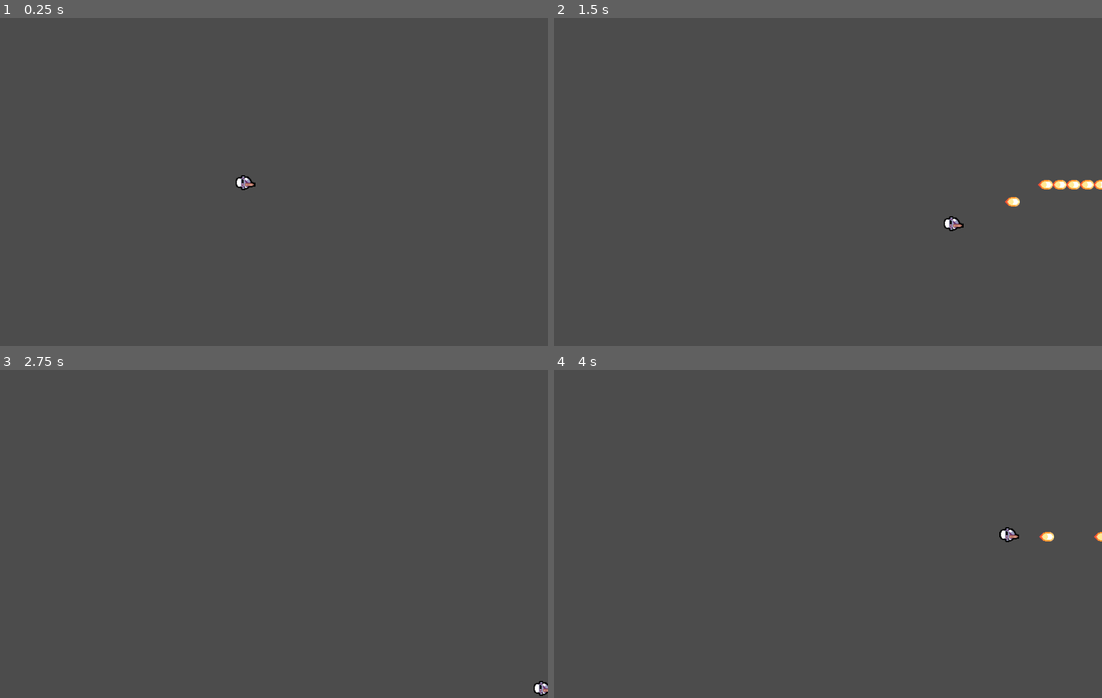
Above: before the commit, frames 1-4 (two rows, left to right).
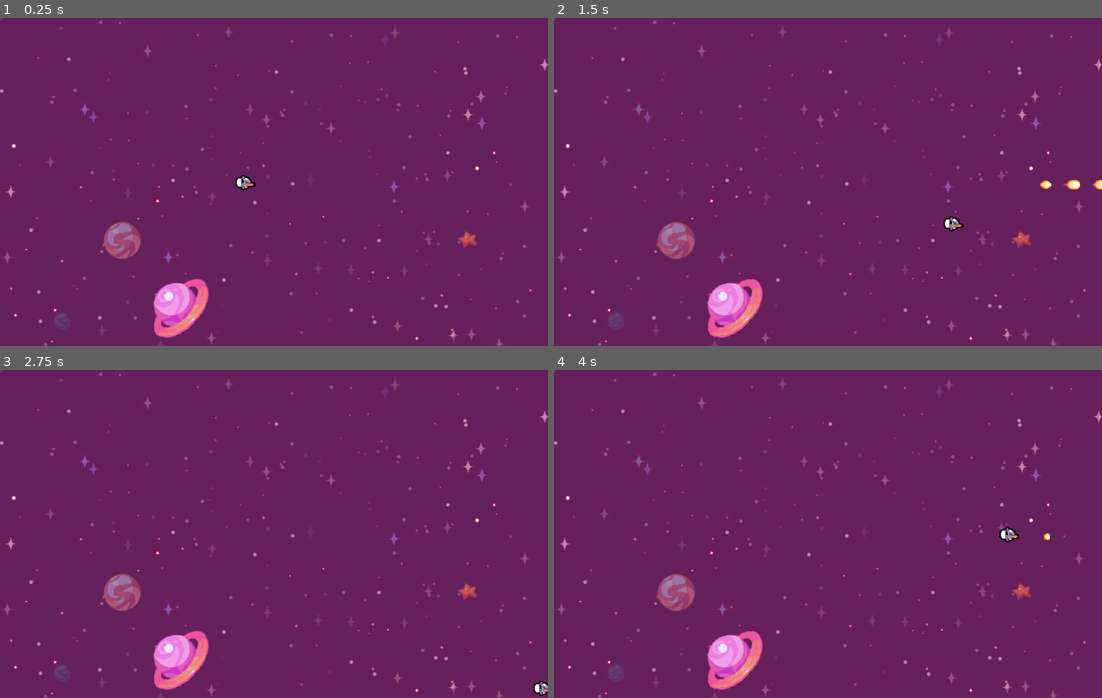
Above: after the commit, the same moments.

Repository: rabus/space_shooter
Game: Godot game, scene res://scenes/Gameplay.tscn
Two runs of this game, one before a commit and one after it. Both use one fixed random seed, a clock stepped at 60 frames per second and the inputs below.
Inputs:
- Up to frame 1 (0.25 s): no input
- Up to frame 2 (1.5 s): tap Enter at 0.5 s; hold D (move_right) 0.53-1.28 s; hold Space (shoot) 0.53-1.28 s; hold S (move_down) from 1.28 s (still down); tap Space (shoot) at 1.35 s
- Up to frame 3 (2.75 s): release S (move_down) at 2.03 s; hold D (move_right) from 2.03 s (still down); hold Space (shoot) from 2.03 s (still down)
- Up to frame 4 (4 s): release D (move_right) at 2.78 s; release Space (shoot) at 2.78 s; hold W (move_up) 2.78-3.53 s; tap Space (shoot) at 2.85 s; hold A (move_left) from 3.53 s (still down); hold Space (shoot) from 3.53 s (still down)

The runs differ from the first frame. In frame 1, 100% of the frame differs, in the area x 0-100%, y 0-100%; in frame 2, 100%; in frame 3, 100%; in frame 4, 100%.

Commit message:
Added a background and particles

Diff:
--- a/bullet/Bullet.gd
+++ b/bullet/Bullet.gd
@@ -1,11 +1,17 @@
 extends Area2D
 
+onready var shootingSound := $AudioStreamPlayer2D
+onready var animateBullet := $AnimatedSprite
+
 export var speed:float = 500
-var lifespan:float = 40
+export var cooldown:float = 0.2
+
+var lifespan:float = 60
 var timer:float = 0
 
 func _ready():
-	pass # Replace with function body.
+	shootingSound.play()
+	animateBullet.play("default")
 
 func _physics_process(delta):
 	position.x += speed * delta
@@ -15,3 +21,9 @@
 		timer += 1
 	else:
 		queue_free()
+
+func getCooldown():
+	return cooldown
+
+func _on_VisibilityNotifier2D_screen_exited():
+	queue_free()
--- a/bullet/Bullet.tscn
+++ b/bullet/Bullet.tscn
@@ -1,19 +1,22 @@
-[gd_scene load_steps=5 format=2]
+[gd_scene load_steps=8 format=2]
 
 [ext_resource path="res://assets/shots/1.png" type="Texture" id=1]
 [ext_resource path="res://bullet/Bullet.gd" type="Script" id=2]
+[ext_resource path="res://assets/sounds/1.wav" type="AudioStream" id=3]
+[ext_resource path="res://assets/shots/4.png" type="Texture" id=4]
+[ext_resource path="res://assets/shots/7.png" type="Texture" id=5]
 
 [sub_resource type="SpriteFrames" id=1]
 animations = [ {
-"frames": [ ExtResource( 1 ) ],
-"loop": true,
+"frames": [ ExtResource( 4 ), ExtResource( 5 ), ExtResource( 1 ), ExtResource( 1 ), ExtResource( 5 ), ExtResource( 4 ) ],
+"loop": false,
 "name": "default",
 "speed": 5.0
 } ]
 
 [sub_resource type="CapsuleShape2D" id=2]
-radius = 6.96102
-height = 10.1022
+radius = 6.50685
+height = 5.95944
 
 [node name="Bullet" type="Area2D"]
 script = ExtResource( 2 )
@@ -25,3 +28,9 @@
 [node name="CollisionShape2D" type="CollisionShape2D" parent="."]
 rotation = 1.5708
 shape = SubResource( 2 )
+
+[node name="AudioStreamPlayer2D" type="AudioStreamPlayer2D" parent="."]
+stream = ExtResource( 3 )
+
+[node name="VisibilityNotifier2D" type="VisibilityNotifier2D" parent="."]
+[connection signal="screen_exited" from="VisibilityNotifier2D" to="." method="_on_VisibilityNotifier2D_screen_exited"]
--- a/player/Player.gd
+++ b/player/Player.gd
@@ -61,5 +61,6 @@
 		fireDelayTimer.start(fireDelay)
 		for child in firingPositions.get_children():
 			var bullet := plBullet.instance()
+			fireDelay = bullet.call("getCooldown")
 			bullet.global_position = child.global_position
 			get_tree().current_scene.add_child(bullet)
--- a/player/Player.tscn
+++ b/player/Player.tscn
@@ -27,6 +27,9 @@
 rotation = -1.5708
 shape = SubResource( 2 )
 
+[node name="Thrusters" type="Node2D" parent="."]
+rotation = -1.5708
+
 [node name="FiringPositions" type="Node2D" parent="."]
 
 [node name="MainGun" type="Node2D" parent="FiringPositions"]
--- a/scenes/Gameplay.tscn
+++ b/scenes/Gameplay.tscn
@@ -1,8 +1,26 @@
-[gd_scene load_steps=2 format=2]
+[gd_scene load_steps=3 format=2]
 
 [ext_resource path="res://player/Player.tscn" type="PackedScene" id=1]
+[ext_resource path="res://assets/backgrounds/3.png" type="Texture" id=2]
 
 [node name="Gameplay" type="Node2D"]
 
+[node name="Background" type="Sprite" parent="."]
+scale = Vector2( 1.25723, 1.25723 )
+texture = ExtResource( 2 )
+centered = false
+
+[node name="CPUParticles2D" type="CPUParticles2D" parent="Background"]
+position = Vector2( 643.739, 188.968 )
+emitting = false
+amount = 50
+lifetime = 4.0
+emission_shape = 2
+emission_rect_extents = Vector2( 1, 220 )
+direction = Vector2( -1, 0 )
+spread = 0.0
+gravity = Vector2( 0, 0 )
+initial_velocity = 200.0
+
 [node name="Player" parent="." instance=ExtResource( 1 )]
 position = Vector2( 358.173, 240.813 )
